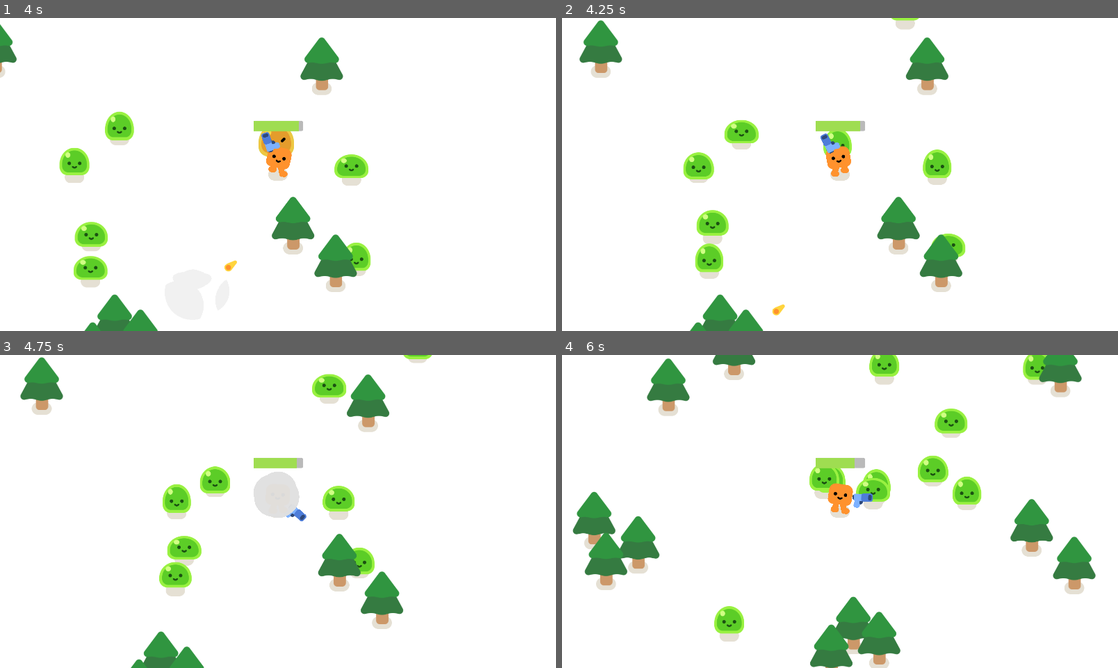
Above: before the commit, frames 1-4 (two rows, left to right).
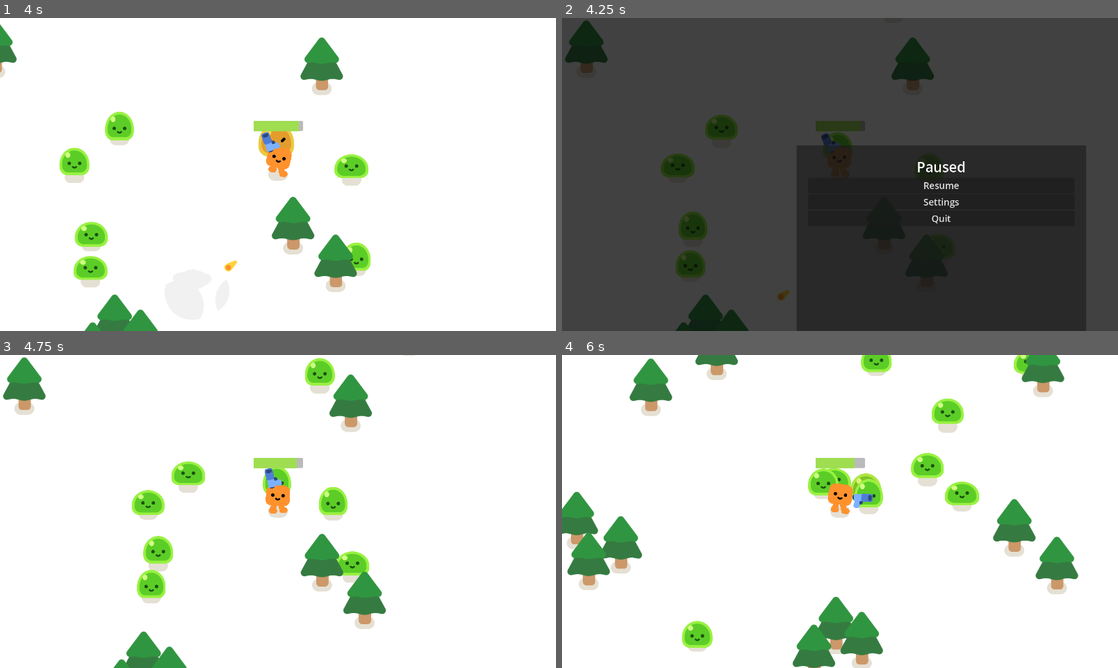
Above: after the commit, the same moments.

Repository: hanna-tay/group4
Game: Godot game, scene res://survivors_game.tscn
The game is run twice, just before and just after one commit, with the same random seed, the same clock (stepped at 60 frames per second) and the same inputs.
Inputs (mouse positions are in pixels of both pictures, inside the frame that each line leads up to):
- Up to frame 1 (4 s): hold D (move_right) 0.53-1.28 s; hold S (move_down) 1.28-2.03 s; hold D (move_right) 2.03-2.78 s; hold W (move_up) 2.78-3.53 s; hold A (move_left) from 3.53 s (still down)
- Up to frame 2 (4.25 s): keep holding A (move_left); tap Escape (pause, bound only after the commit) at 4.15 s
- Up to frame 3 (4.75 s): release A (move_left) at 4.25 s; click (378, 520) at 4.25 s, where only the run after the commit has a clickable "Resume"
- Up to frame 4 (6 s): hold A (move_left) 5.03-5.78 s; hold S (move_down) from 5.78 s (still down)

Frame 1 is identical in both runs. In frame 2, 100% of the frame differs, in the area x 0-100%, y 0-100%; in frame 3, 11%; in frame 4, 13%.

Commit message:
pause menu added

Diff:
--- /dev/null
+++ b/2d-project-completed/pause_menu.gd
@@ -0,0 +1,22 @@
+extends CanvasLayer
+
+func _ready() -> void:
+	visible = false
+
+func _unhandled_input(event: InputEvent) -> void:
+	if event.is_action_pressed("pause"):
+		toggle_pause()
+
+func toggle_pause() -> void:
+	get_tree().paused = not get_tree().paused
+	visible = get_tree().paused
+
+func _on_resume_pressed() -> void:
+	toggle_pause()
+
+func _on_settings_pressed() -> void:
+	#settings menu later
+	pass
+
+func _on_quit_pressed() -> void:
+	get_tree().quit()
--- /dev/null
+++ b/2d-project-completed/pause_menu.tscn
@@ -0,0 +1,76 @@
+[gd_scene format=3 uid="uid://s5nhswwwtks2"]
+
+[ext_resource type="Script" uid="uid://d2tpyv0pt4ins" path="res://pause_menu.gd" id="1_hdmo1"]
+
+[node name="PauseMenu" type="CanvasLayer" unique_id=145839230]
+process_mode = 3
+script = ExtResource("1_hdmo1")
+
+[node name="Control" type="Control" parent="." unique_id=602296820]
+custom_minimum_size = Vector2(1000, 1000)
+layout_mode = 3
+anchors_preset = 15
+anchor_right = 1.0
+anchor_bottom = 1.0
+grow_horizontal = 2
+grow_vertical = 2
+
+[node name="ColorRect" type="ColorRect" parent="Control" unique_id=445174580]
+layout_mode = 1
+anchors_preset = 15
+anchor_right = 1.0
+anchor_bottom = 1.0
+grow_horizontal = 2
+grow_vertical = 2
+color = Color(0.012617188, 0.012617188, 0.012617188, 0.7529412)
+
+[node name="PanelContainer" type="PanelContainer" parent="Control" unique_id=1792756867]
+custom_minimum_size = Vector2(300, 200)
+layout_mode = 1
+anchors_preset = 8
+anchor_left = 0.5
+anchor_top = 0.5
+anchor_right = 0.5
+anchor_bottom = 0.5
+offset_left = -150.0
+offset_top = -100.0
+offset_right = 850.0
+offset_bottom = 900.0
+grow_horizontal = 2
+grow_vertical = 2
+
+[node name="MarginContainer" type="MarginContainer" parent="Control/PanelContainer" unique_id=610300668]
+layout_mode = 2
+theme_override_constants/margin_left = 40
+theme_override_constants/margin_top = 40
+theme_override_constants/margin_right = 40
+theme_override_constants/margin_bottom = 40
+
+[node name="VBoxContainer" type="VBoxContainer" parent="Control/PanelContainer/MarginContainer" unique_id=27832857]
+layout_mode = 2
+
+[node name="Label" type="Label" parent="Control/PanelContainer/MarginContainer/VBoxContainer" unique_id=2091794738]
+layout_mode = 2
+size_flags_vertical = 1
+theme_override_font_sizes/font_size = 48
+text = "Paused"
+horizontal_alignment = 1
+
+[node name="Resume" type="Button" parent="Control/PanelContainer/MarginContainer/VBoxContainer" unique_id=197706098]
+layout_mode = 2
+theme_override_font_sizes/font_size = 32
+text = "Resume"
+
+[node name="Settings" type="Button" parent="Control/PanelContainer/MarginContainer/VBoxContainer" unique_id=908050978]
+layout_mode = 2
+theme_override_font_sizes/font_size = 32
+text = "Settings"
+
+[node name="Quit" type="Button" parent="Control/PanelContainer/MarginContainer/VBoxContainer" unique_id=1599177772]
+layout_mode = 2
+theme_override_font_sizes/font_size = 32
+text = "Quit"
+
+[connection signal="pressed" from="Control/PanelContainer/MarginContainer/VBoxContainer/Resume" to="." method="_on_resume_pressed"]
+[connection signal="pressed" from="Control/PanelContainer/MarginContainer/VBoxContainer/Settings" to="." method="_on_settings_pressed"]
+[connection signal="pressed" from="Control/PanelContainer/MarginContainer/VBoxContainer/Quit" to="." method="_on_quit_pressed"]
--- a/2d-project-completed/project.godot
+++ b/2d-project-completed/project.godot
@@ -115,6 +115,12 @@
 "events": [Object(InputEventKey,"resource_local_to_scene":false,"resource_name":"","device":-1,"window_id":0,"alt_press …(192 unchanged characters)…
 ]
 }
+pause={
+"deadzone": 0.2,
+"events": [Object(InputEventKey,"resource_local_to_scene":false,"resource_name":"","device":-1,"window_id":0,"alt_pressed":false,"shift_pressed":false,"ctrl_pressed":false,"meta_pressed":false,"pressed":false,"keycode":0,"physical_keycode":4194305,"key_label":0,"unicode":0,"location":0,"echo":false,"script":null)
+, Object(InputEventKey,"resource_local_to_scene":false,"resource_name":"","device":-1,"window_id":0,"alt_pressed":false,"shift_pressed":false,"ctrl_pressed":false,"meta_pressed":false,"pressed":false,"keycode":0,"physical_keycode":4194306,"key_label":0,"unicode":0,"location":0,"echo":false,"script":null)
+]
+}
 
 [layer_names]
 
--- a/2d-project-completed/survivors_game.tscn
+++ b/2d-project-completed/survivors_game.tscn
@@ -3,6 +3,7 @@
 [ext_resource type="Script" uid="uid://dsgxioo8wstff" path="res://game.gd" id="1_qclsr"]
 [ext_resource type="PackedScene" uid="uid://dsw8raqgacxsc" path="res://player.tscn" id="2_a7q7f"]
 [ext_resource type="PackedScene" uid="uid://c2qg1nuvfnd4q" path="res://trees/pine_tree.tscn" id="3_6h7ij"]
+[ext_resource type="PackedScene" uid="uid://s5nhswwwtks2" path="res://pause_menu.tscn" id="3_qqaft"]
 
 [sub_resource type="Curve2D" id="Curve2D_cp6e5"]
 _data = {
@@ -58,6 +59,8 @@
 horizontal_alignment = 1
 vertical_alignment = 1
 
+[node name="PauseMenu" parent="." unique_id=145839230 instance=ExtResource("3_qqaft")]
+
 [node name="CanvasLayer" type="CanvasLayer" parent="." unique_id=1066809076]
 layer = -32
 
Not shown, added: 2d-project-completed/pause_menu.gd.uid
